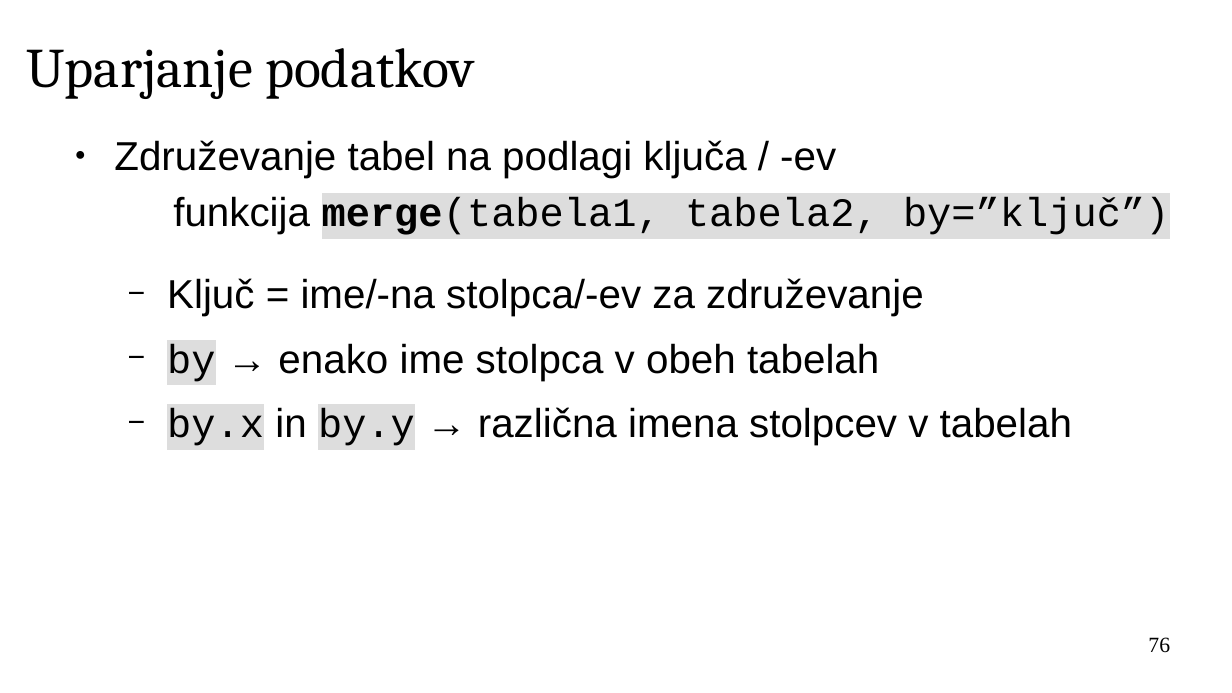
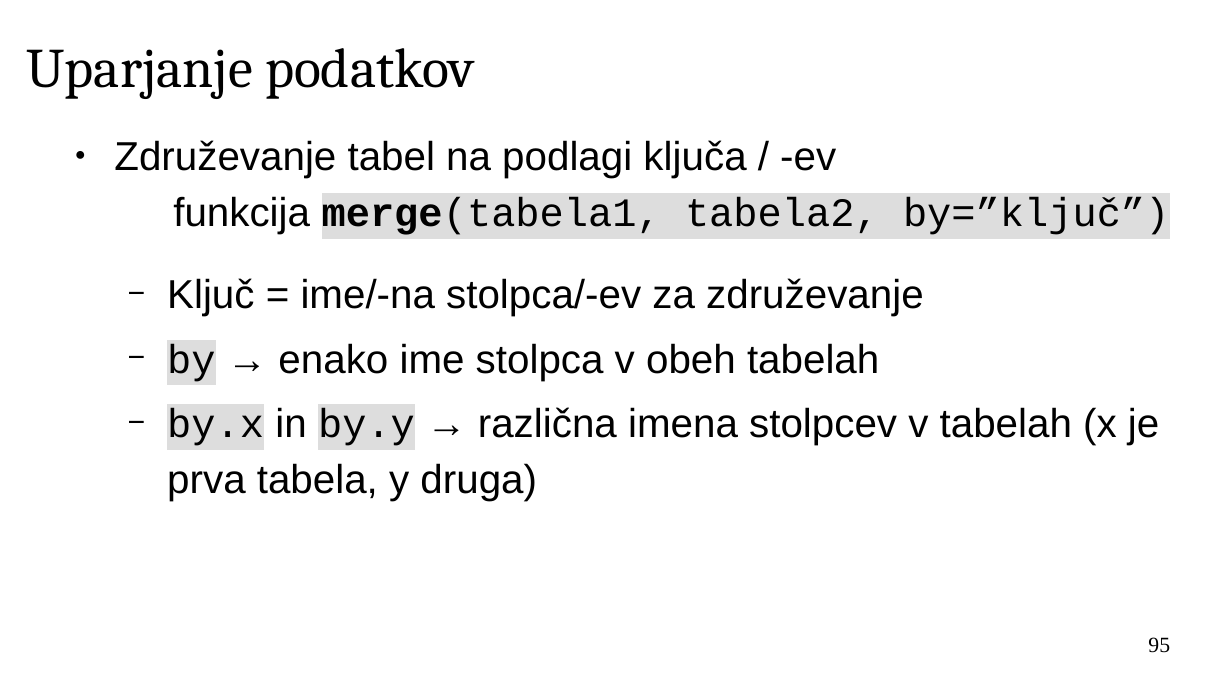
Before and after one commit to janaobsteter/R_tecaj, a slide deck: slide 95 of ModulA/IT_Rtecaj_ModulA.odp (slide 76 before the commit). Drawn at 1232x693 pixels with LibreOffice and Linux fonts; fonts in the diff are those of the drawing; background and template pictures are left out. Boxes give left, top, right and bottom in pixels: in the first picture for what was removed or moved away, otherwise in the second. Text is boxed around its words. In the diff, an @@ line names an element or a change of style, - is before the commit and + after.

```diff
--- a/ModulA/IT_Rtecaj_ModulA.odp
+++ b/ModulA/IT_Rtecaj_ModulA.odp
@@ text at (167, 407, 1159, 501): text changed @@
-  − by.x in by.y → različna imena stolpcev v tabelah
+  − by.x in by.y → različna imena stolpcev v tabelah (x je prva tabela, y druga)
@@ page number at (1148, 637, 1170, 653): text changed @@
-76
+95
```
Also in this commit, not shown: 16 other slides changed, 5 slides added, 1 slide removed, 10 other files.
